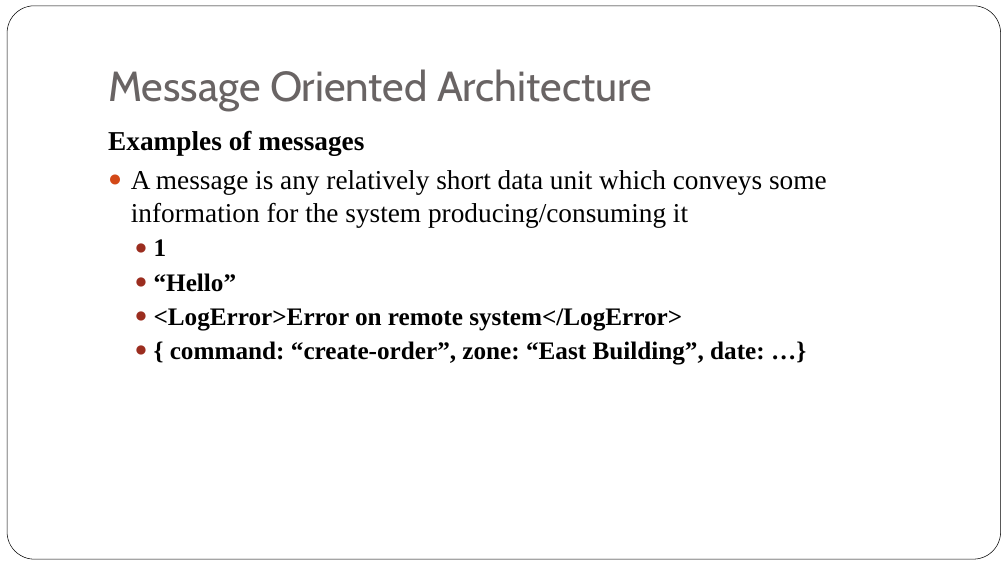
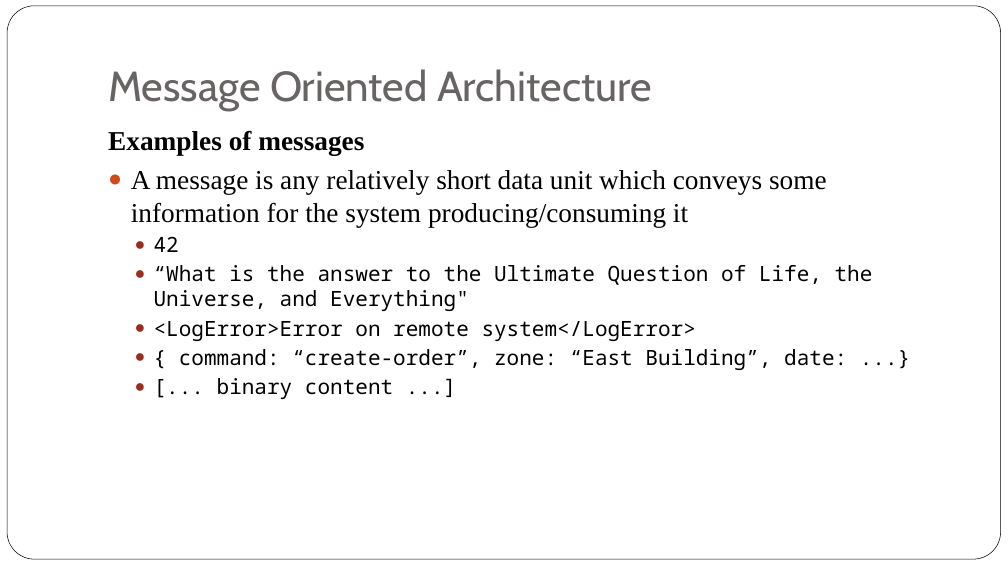
Before and after one commit to iskandersierra/DevSharp, a slide deck: slide 9 of Docs/Distributed Architecture.pptx. Drawn at 1008x567 pixels with LibreOffice and Linux fonts; fonts in the diff are those of the drawing. Boxes give left, top, right and bottom in pixels: in the first picture for what was removed or moved away, otherwise in the second. Text is boxed around its words. In the diff, an @@ line names an element or a change of style, - is before the commit and + after.

```diff
--- a/Docs/Distributed Architecture.pptx
+++ b/Docs/Distributed Architecture.pptx
@@ text at (x1=154, y1=236, x2=873, y2=311): text changed; size 24 to 20 pt; font Times New Roman to Noto Sans Mono; bold off @@
-  ● 1
-  ● “Hello”
+  ● 42
+  ● “What is the answer to the Ultimate Question of Life, the Universe, and Everything"
@@ text at (x1=154, y1=321, x2=696, y2=341): size 24 to 20 pt, font Times New Roman to Noto Sans Mono, bold off in "<LogError>Error on remote system</LogError>" @@
@@ text at (x1=179, y1=349, x2=847, y2=399): text changed; size 24 to 20 pt; font Times New Roman to Noto Sans Mono; bold off @@
-  ● { command: “create-order”, zone: “East Building”, date: …}
+  ● { command: “create-order”, zone: “East Building”, date: ...}
+  ● [... binary content ...]
```
Also in this commit, not shown: 10 other slides changed, 2 slides added, 1 slide removed, 9 other files.
